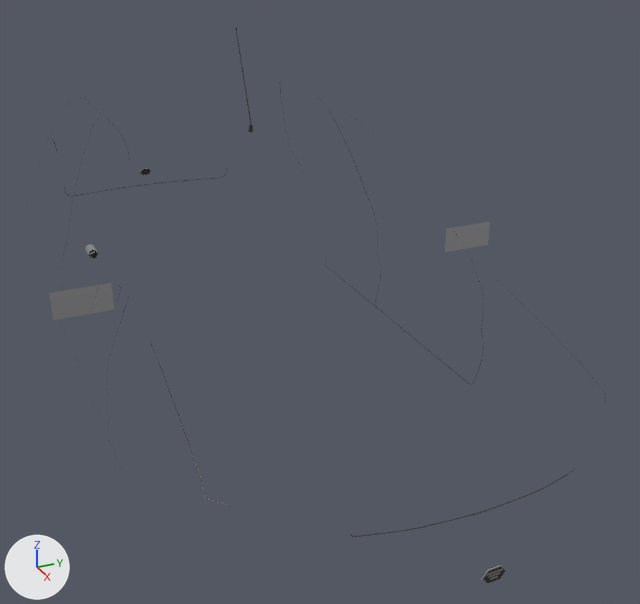
The glTF model veiculos/sketchfab/detalhe/tupiniquim/tupiniquim_detalhe.glb: old version first, new version second.
Before and after are seen from a 50 mm lens placed at (3.5, -1.21, 2.26), pointed at (0.34, 0.22, 0.68). Arrows for +X, +Y and +Z are at lower left; the lights stay in place. The first picture is the older version.

Before the edit, the objects in view are built like this:
```python
me_det_mirror_left = bpy.data.meshes.new('det_mirror_left')
me_det_mirror_left.from_pydata([(0.552, 0.692, 0.912), (0.552, 0.692, 1.017), (0.552, 0.907, 1.017), (0.552, 0.907, 0.912)], [], [(0, 1, 2), (0, 2, 3)])
me_det_mirror_left.materials.append(mat_cromo)  # light grey #ceced1
me_det_mirror_right = bpy.data.meshes.new('det_mirror_right')
me_det_mirror_right.from_pydata([(0.551, -0.907, 0.912), (0.551, -0.907, 1.017), (0.551, -0.692, 1.017), (0.551, -0.692, 0.912)], [], [(0, 1, 2), (0, 2, 3)])
me_det_mirror_right.materials.append(mat_cromo)  # light grey #ceced1
ob_det_mirror_left = bpy.data.objects.new('det_mirror_left', me_det_mirror_left)
ob_det_mirror_left.location = (0.0, 0.0, 0.0)
ob_det_mirror_right = bpy.data.objects.new('det_mirror_right', me_det_mirror_right)
ob_det_mirror_right.location = (0.0, 0.0, 0.0)
```
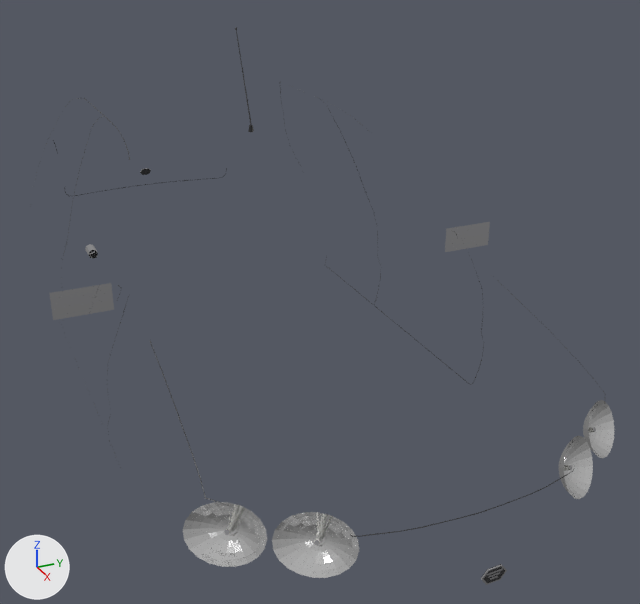
What differs and where, as boxes (x1, y1, x2, y2) in the pictures (640 x 604 px):
'det_headlight_right', added
    after: (183, 502, 359, 578)
    faces in mat_refletor (white #e7e7e7): (183, 502, 359, 578)
'det_headlight_left', added
    after: (558, 400, 614, 499)
    faces in mat_refletor (white #e7e7e7): (558, 400, 614, 499)

Patch to the scene script:
```diff
--- a/veiculos/sketchfab/detalhe/tupiniquim/tupiniquim_detalhe.glb.py
+++ b/veiculos/sketchfab/detalhe/tupiniquim/tupiniquim_detalhe.glb.py
@@ mat_luz_branca @@
+mat_luz_branca = principled_material('luz_branca')
+mat_luz_branca.base_color = (0.8, 0.8, 0.76)  # white #e7e7e2
+mat_luz_branca.roughness = 0.1
@@ mat_refletor @@
+mat_refletor = principled_material('refletor')
+mat_refletor.base_color = (0.8, 0.8, 0.8)  # white #e7e7e7
+mat_refletor.metallic = 1.0
+mat_refletor.roughness = 0.12
@@ me_det_headlight_right @@
+me_det_headlight_right.from_pydata(...)  # 322 vertices, 584 faces; spans x 1.551..1.838, y -0.747..-0.34, z 0.605..0.765
+# faces by material slot: [72, 72, 440]
+me_det_headlight_right.materials.append(mat_cromo)  # light grey #ceced1
+me_det_headlight_right.materials.append(mat_luz_branca)  # white #e7e7e2
+me_det_headlight_right.materials.append(mat_refletor)  # white #e7e7e7
@@ me_det_headlight_left @@
+me_det_headlight_left.from_pydata(...)  # 322 vertices, 584 faces; spans x 1.553..1.839, y 0.338..0.746, z 0.605..0.763
+# faces by material slot: [72, 72, 440]
+me_det_headlight_left.materials.append(mat_cromo)  # light grey #ceced1
+me_det_headlight_left.materials.append(mat_luz_branca)  # white #e7e7e2
+me_det_headlight_left.materials.append(mat_refletor)  # white #e7e7e7
@@ ob_det_headlight_right @@
+ob_det_headlight_right = bpy.data.objects.new('det_headlight_right', me_det_headlight_right)
+ob_det_headlight_right.location = (0.0, 0.0, 0.0)
@@ ob_det_headlight_left @@
+ob_det_headlight_left = bpy.data.objects.new('det_headlight_left', me_det_headlight_left)
+ob_det_headlight_left.location = (0.0, 0.0, 0.0)
```
